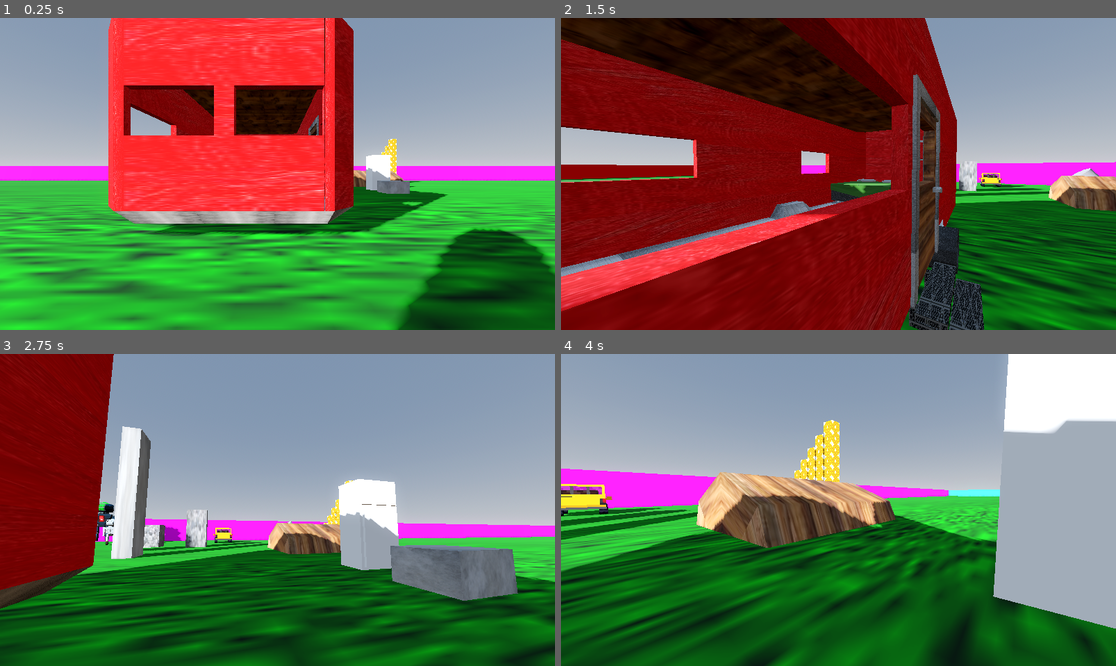
Above: before the commit, frames 1-4 (two rows, left to right).
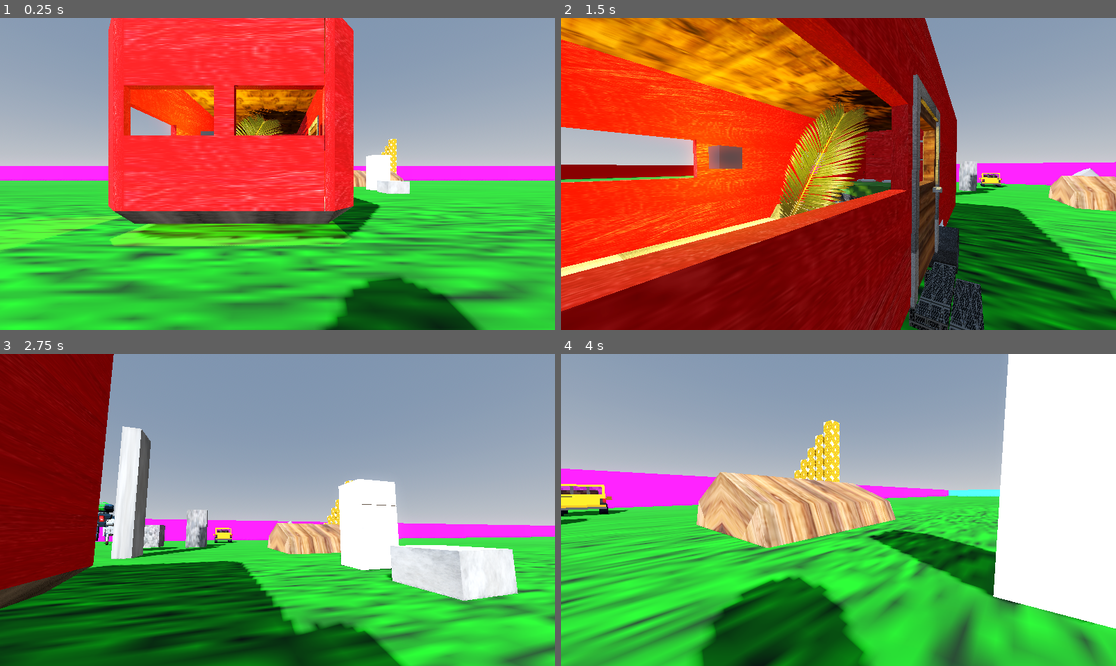
Above: after the commit, the same moments.

Repository: Solaros711/lockertesting
Game: Godot game, scene res://scenes/world.tscn
Two runs of this game, one before a commit and one after it. Both use one fixed random seed, a clock stepped at 60 frames per second and the inputs below.
Inputs (mouse positions are in pixels of both pictures, inside the frame that each line leads up to):
- Up to frame 1 (0.25 s): no input
- Up to frame 2 (1.5 s): move the mouse to (866, 174) at 0.52 s; hold W (forward) from 0.53 s (still down); tap E (interact) at 0.6, 1.35 s; tap Space (jump) at 0.77 s; move the mouse to (810, 174) at 1.27 s
- Up to frame 3 (2.75 s): keep holding W (forward); tap Space (jump) at 1.52 s; move the mouse to (288, 503) at 2.02 s; tap E (interact) at 2.1 s
- Up to frame 4 (4 s): keep holding W (forward); move the mouse to (832, 516) at 2.77 s; tap E (interact) at 2.85, 3.6 s; tap Space (jump) at 3.02, 3.77 s; move the mouse to (877, 513) at 3.52 s

The runs differ from the first frame. In frame 1, 25% of the frame differs, in the area x 0-100%, y 0-100%; in frame 2, 43%; in frame 3, 19%; in frame 4, 45%, in the area x 0-100%, y 21-100%.

Commit message:
Added objects with shadows, made new light, figured out volumetric lighting and godrays.

Diff:
--- a/scenes/world.tscn
+++ b/scenes/world.tscn
@@ -6,6 +6,7 @@
 [ext_resource type="Texture2D" uid="uid://xkfjdwhex18c" path="res://textures/concrete.jpg" id="3_i7141"]
 [ext_resource type="Texture2D" uid="uid://clsh53qwfapdh" path="res://textures/cobblestone.jpg" id="4_4mrxx"]
 [ext_resource type="Texture2D" uid="uid://uqgprfow2855" path="res://textures/wood.jpg" id="5_7r4gi"]
+[ext_resource type="Texture2D" uid="uid://3ok0l6vsdfep" path="res://textures/palmleaf.png" id="6_jhx03"]
 [ext_resource type="PackedScene" uid="uid://35y81inm0lf3" path="res://imports/scaled towers/stacked scaled layersx16col.gltf" id="8_4mrxx"]
 [ext_resource type="PackedScene" uid="uid://bj8mgm514a5vj" path="res://imports/character test/charactertest.gltf" id="10_w7kh3"]
 [ext_resource type="PackedScene" uid="uid://csylkj73mu55m" path="res://imports/rv/rv test6.tscn" id="11_q5onr"]
@@ -24,7 +25,13 @@
 background_mode = 2
 sky = SubResource("Sky_fj7yv")
 tonemap_mode = 2
+ssr_fade_out = 0.143587
+ssao_enabled = true
+ssao_intensity = 11.75
 glow_enabled = true
+volumetric_fog_enabled = true
+volumetric_fog_anisotropy = 0.6
+volumetric_fog_length = 4.0
 
 [sub_resource type="CapsuleMesh" id="CapsuleMesh_fj7yv"]
 
@@ -42,6 +49,19 @@
 
 [sub_resource type="StandardMaterial3D" id="StandardMaterial3D_q5onr"]
 albedo_texture = ExtResource("5_7r4gi")
+
+[sub_resource type="StandardMaterial3D" id="StandardMaterial3D_o8fc1"]
+transparency = 2
+alpha_scissor_threshold = 0.5
+alpha_antialiasing_mode = 0
+albedo_texture = ExtResource("6_jhx03")
+anisotropy = 1.0
+ao_enabled = true
+ao_light_affect = 1.0
+backlight = Color(0, 1, 1, 1)
+refraction_scale = 0.75
+refraction_texture = ExtResource("6_jhx03")
+proximity_fade_distance = 0.01
 
 [sub_resource type="StandardMaterial3D" id="StandardMaterial3D_f3sb7"]
 albedo_color = Color(0, 1, 0, 1)
@@ -61,8 +81,20 @@
 
 [node name="world" type="Node3D"]
 
-[node name="DirectionalLight3D" type="DirectionalLight3D" parent="."]
-transform = Transform3D(-0.467958, -0.549716, -0.691974, 0.495253, -0.811618, 0.309841, -0.731943, -0.19771, 0.652051, 1.29396, 5.92958, 8.59867)
+[node name="world lighting" type="Node3D" parent="."]
+
+[node name="DirectionalLight3D" type="DirectionalLight3D" parent="world lighting"]
+transform = Transform3D(-0.132191, -0.897589, -0.420547, 0.66842, -0.394012, 0.630848, -0.731943, -0.19771, 0.652051, 1.29396, 5.92958, 8.59867)
+shadow_enabled = true
+
+[node name="CSGBox3D" type="CSGBox3D" parent="world lighting"]
+transform = Transform3D(1, 0, 0, 0, 1, 0, 0, 0, 1, -1.06456, 1.19349, 23.6628)
+size = Vector3(0.297852, 0.322266, 0.333496)
+
+[node name="OmniLight3D" type="OmniLight3D" parent="world lighting/CSGBox3D"]
+transform = Transform3D(1, 0, 0, 0, 1, 0, 0, 0, 1, -0.0432158, 0.0116832, -0.0283546)
+light_color = Color(1, 0.760784, 0, 1)
+light_energy = 3.009
 shadow_enabled = true
 
 [node name="WorldEnvironment" type="WorldEnvironment" parent="."]
@@ -123,6 +155,11 @@
 transform = Transform3D(0.787064, -0.616871, 0, 0.616871, 0.787064, 0, 0, 0, 1, 7.6571, -0.0568781, 8.27894)
 use_collision = true
 
+[node name="CSGBox3D" type="CSGBox3D" parent="platforms"]
+transform = Transform3D(0.901812, -0.162663, -0.400345, -0.341021, 0.301113, -0.890525, 0.265404, 0.939613, 0.216076, -0.366487, 1.02597, 22.4591)
+material_override = SubResource("StandardMaterial3D_o8fc1")
+size = Vector3(2.04504, 0.001, 2.65064)
+
 [node name="world box" type="Node3D" parent="."]
 transform = Transform3D(5.905, 0, 0, 0, 1, 0, 0, 0, 1, 0, 0, 0)
 
Not shown: 1 places in scenes/world.tscn that only renumber resources
Binary file added: textures/palmleaf.png
Not shown, added: textures/palmleaf.png.import
